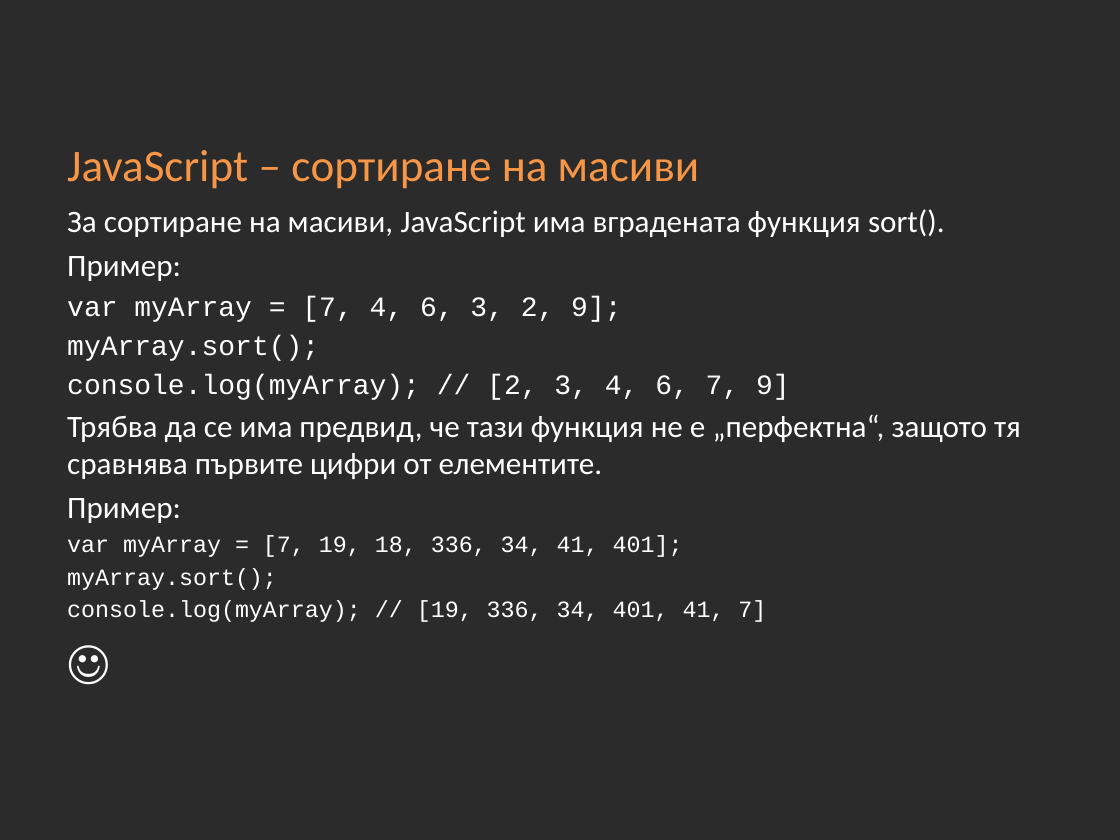
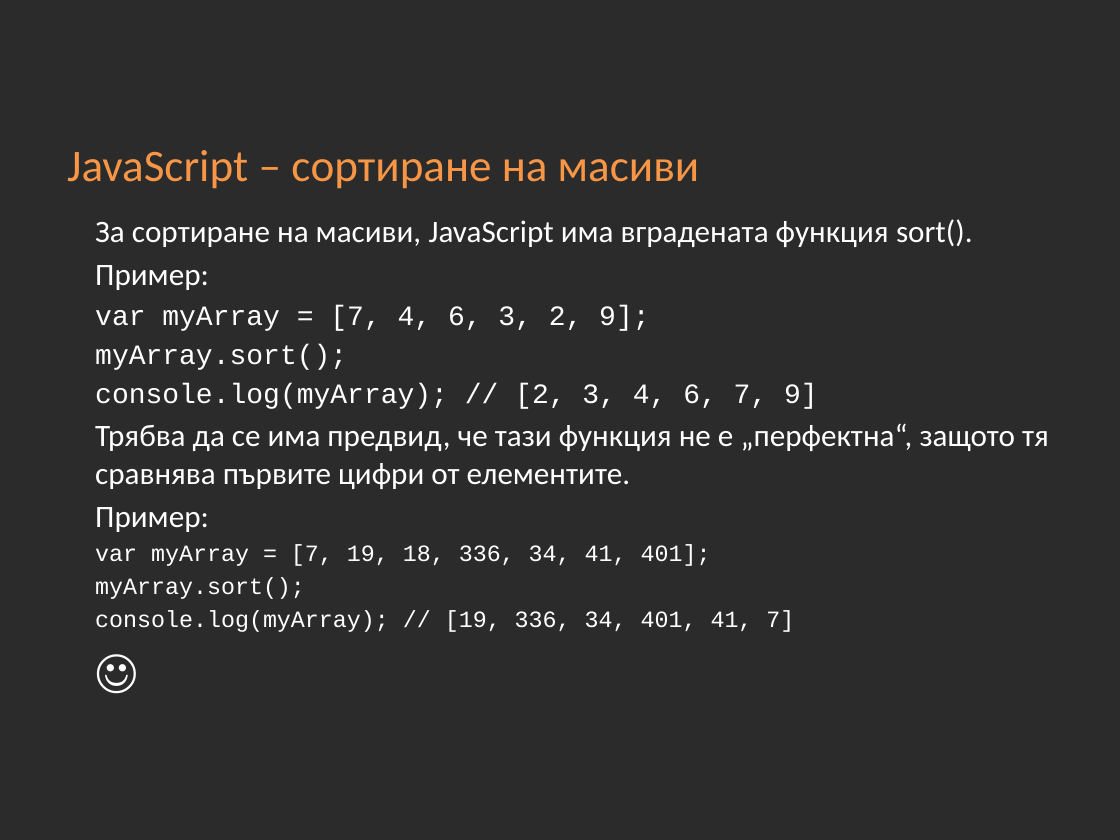
Before and after one commit to Academy-Soft-Intellect/Front-End-Course, a slide deck: slide 53 of 09-JavaScript-Basics/09-JavaScript-Basics.pptx. Drawn at 1120x840 pixels with LibreOffice and Linux fonts; fonts in the diff are those of the drawing; background and template pictures are left out; a plain dark background stands for a picture behind light text. Boxes give left, top, right and bottom in pixels: in the first picture for what was removed or moved away, otherwise in the second. Text is boxed around its words. In the diff, an @@ line names an element or a change of style, - is before the commit and + after.

Commit message:
09-JavaScript-Basics - homework change

```diff
--- a/09-JavaScript-Basics/09-JavaScript-Basics.pptx
+++ b/09-JavaScript-Basics/09-JavaScript-Basics.pptx
@@ text "За сортиране на масиви, JavaScript ...": place and size @@
-text "За сортиране на масиви, JavaScript ..." at [67, 209, 1021, 622]
+text "За сортиране на масиви, JavaScript ..." at [95, 219, 1049, 632]
```
Also in this commit, not shown: 4 other slides changed, 5 other files.
